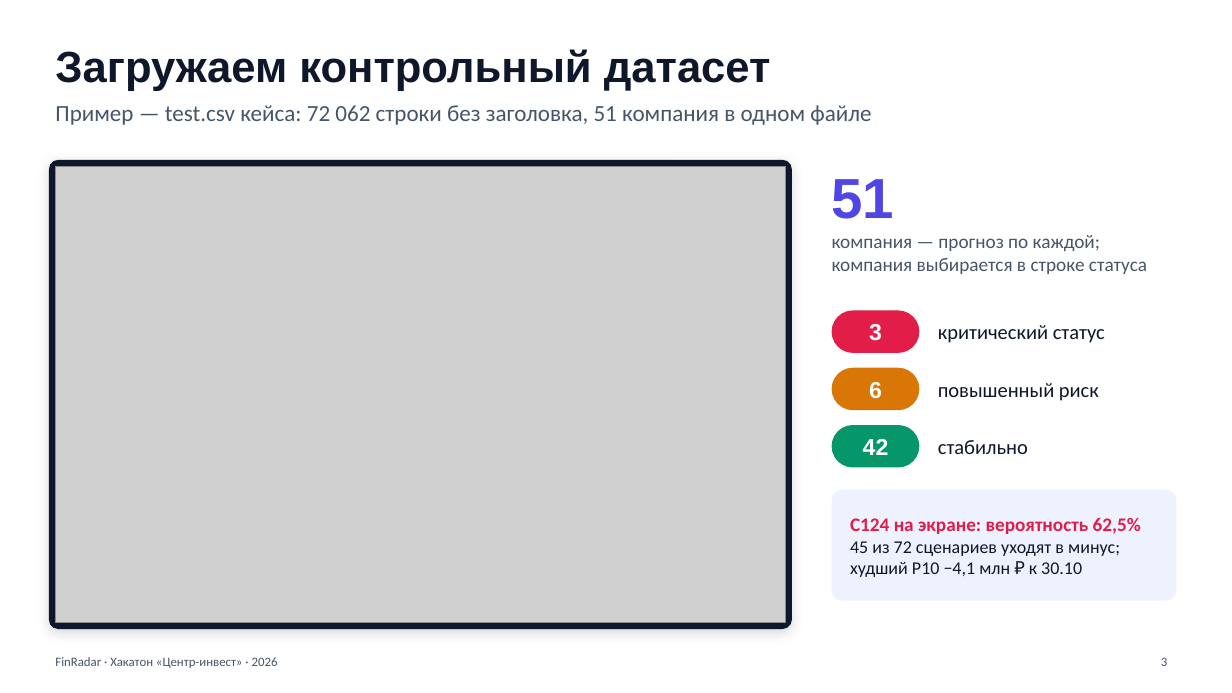
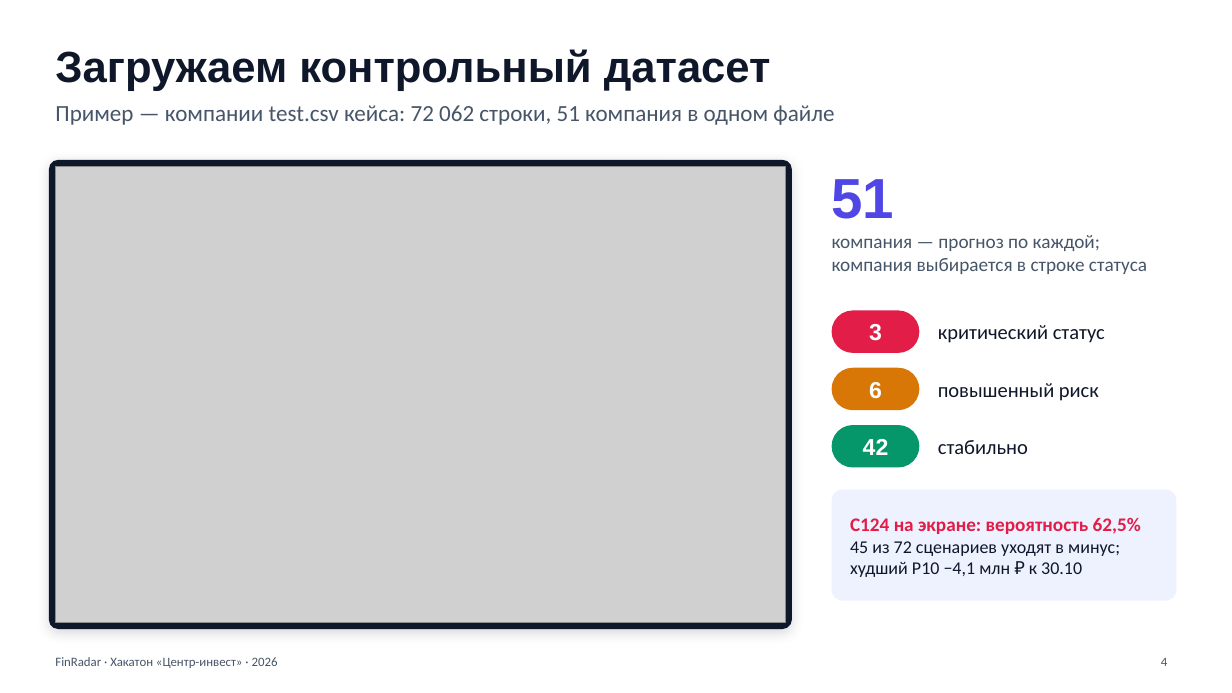
Before and after one commit to egor-lap/finprognoz, a slide deck: slide 4 of presentation/FinRadar.pptx (slide 3 before the commit). Drawn at 1232x693 pixels with LibreOffice and Linux fonts; fonts in the diff are those of the drawing; grey boxes stand for pictures. Boxes give left, top, right and bottom in pixels: in the first picture for what was removed or moved away, otherwise in the second. Text is boxed around its words. In the diff, an @@ line names an element or a change of style, - is before the commit and + after.

```diff
--- a/presentation/FinRadar.pptx
+++ b/presentation/FinRadar.pptx
@@ text at box(55, 105, 834, 125): text changed @@
-Пример — test.csv кейса: 72 062 строки без заголовка, 51 компания в одном файле
+Пример — компании test.csv кейса: 72 062 строки, 51 компания в одном файле
@@ page number at box(1161, 658, 1167, 666): text changed @@
-3
+4
```
Also in this commit, not shown: 1 other slide changed, 1 slide added.
